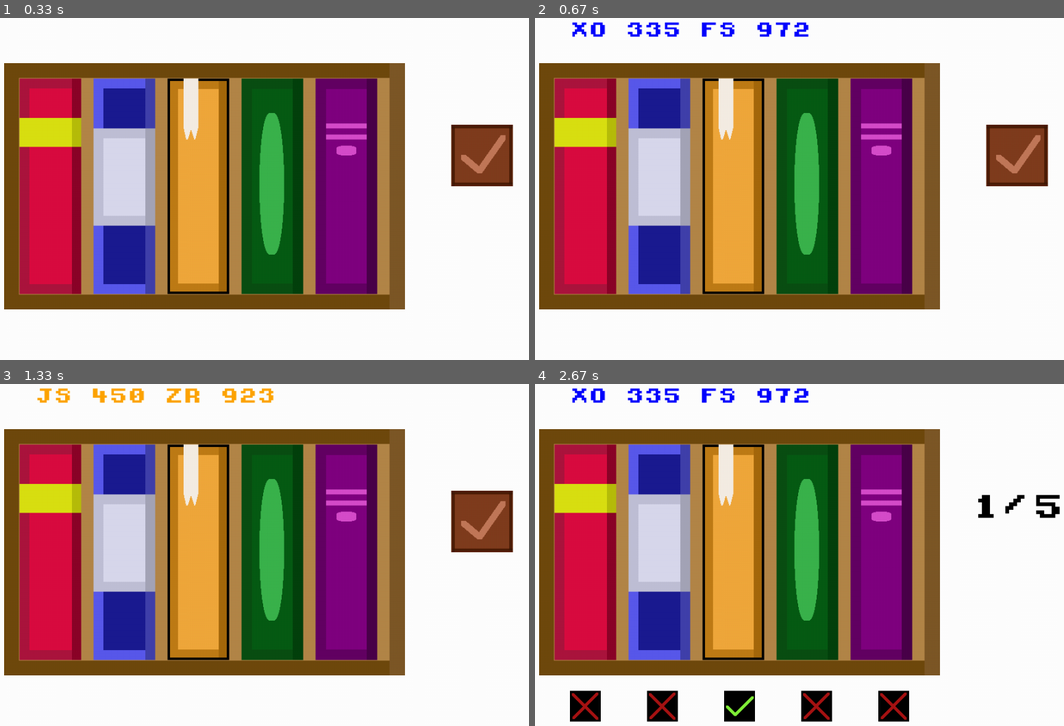
Above: before the commit, frames 1-4 (two rows, left to right).
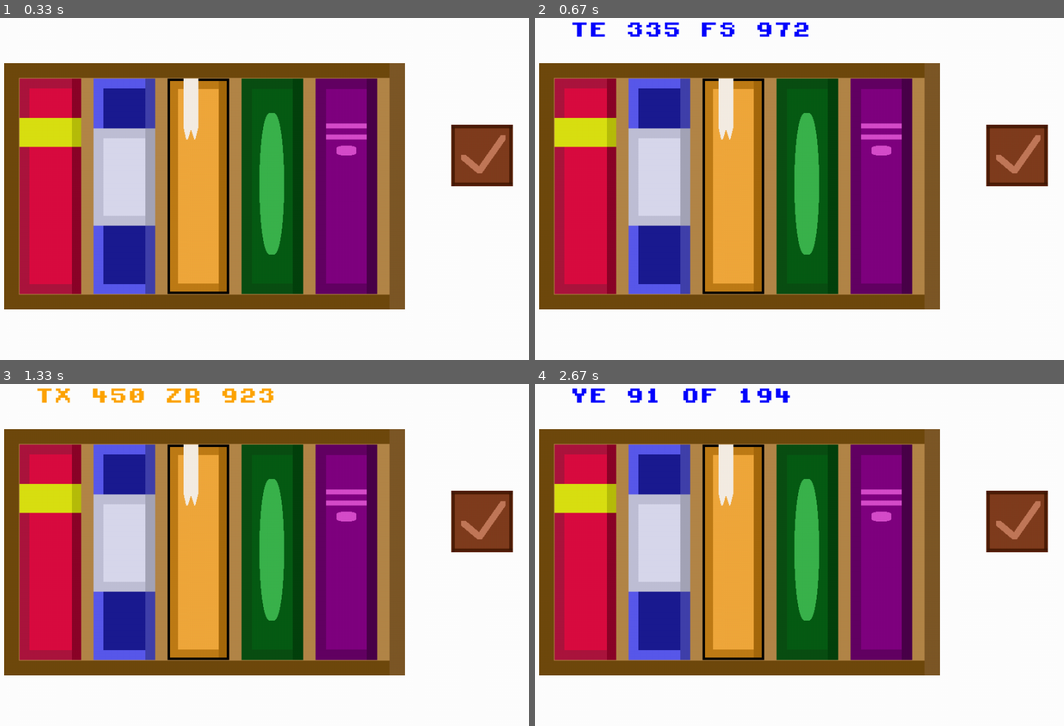
Above: after the commit, the same moments.

Repository: zantuaw09/Python-1st-Project
Game: pygame game, started from ReShelved Project/ReShelved Pygame.py
The game is run twice, just before and just after one commit, with the same random seed, the same clock (stepped at 60 frames per second) and the same inputs.
Inputs (mouse positions are in pixels of both pictures, inside the frame that each line leads up to):
- Up to frame 1 (0.33 s): no input
- Up to frame 2 (0.67 s): press the mouse at (788, 209) at 0.37 s; move the mouse to (714, 199) at 0.47 s; release the mouse at (635, 189) at 0.6 s
- Up to frame 3 (1.33 s): press the mouse at (47, 551) at 0.7 s; move the mouse to (47, 486) at 0.8 s; release the mouse at (47, 421) at 0.93 s; press the mouse at (481, 520) at 1.03 s; move the mouse to (343, 544) at 1.13 s; release the mouse at (206, 565) at 1.27 s
- Up to frame 4 (2.67 s): press the mouse at (1016, 520) at 1.37 s; move the mouse to (831, 592) at 1.47 s; release the mouse at (651, 667) at 1.6 s; click (1016, 520) at 1.72 s; click (1016, 582) at 2.05 s; press the mouse at (878, 551) at 2.37 s; move the mouse to (767, 517) at 2.47 s; release the mouse at (651, 483) at 2.6 s

Frame 1 is identical in both runs. In frame 2, 0.1% of the frame differs, in the area x 6-14%, y 1-6%; in frame 3, 0.1%; in frame 4, 5.7%, in the area x 6-100%, y 1-99%.

Commit message:
Update ReShelved Pygame.py

Diff:
--- a/ReShelved Project/ReShelved Pygame.py
+++ b/ReShelved Project/ReShelved Pygame.py
@@ -21,9 +21,15 @@
     return alphabet[i]
 
 
-def call_n():
-
+def easy_call_n():
     let1 = r_letter() + r_letter()
+    num1 = str(random.randint(1,999))
+    let2 = r_letter() + r_letter()
+    num2 = str(random.randint(1,999))
+    return let1 + ' ' + num1 + ' ' + let2 + ' ' + num2
+
+def call_n(first_l):
+    let1 = first_l + r_letter()
     num1 = str(random.randint(1,999))
     let2 = r_letter() + r_letter()
     num2 = str(random.randint(1,999))
@@ -59,7 +65,6 @@
 
         item = item.strip()
         final.append(item)
-
     print('Answer:', final)
     return final
 """
@@ -102,23 +107,19 @@
 
 book1 = pygame.image.load('graphics/redbook.png').convert()
 book1_rect = book1.get_rect(topleft = (125, 125))
-title1 = call_n()
 
 book2 = pygame.image.load('graphics/bluebook.png').convert()
 book2_rect = book2.get_rect(topleft = (245, 125))
-title2 = call_n()
 
 book3 = pygame.image.load('graphics/orangebook.png').convert()
 book3_rect = book3.get_rect(topleft = (365, 125))
-title3 = call_n()
 
 book4 = pygame.image.load('graphics/greenbook.png').convert()
 book4_rect = book4.get_rect(topleft = (485, 125))
-title4 = call_n()
 
 book5 = pygame.image.load('graphics/purplebook.png').convert()
 book5_rect = book5.get_rect(topleft = (605, 125))
-title5 = call_n()
+
 
 
 
@@ -140,24 +141,13 @@
 #start_order = ['TF 33 TJ 456', 'TE 34 TI 43', 'TF 4 TT 444', 'TE 34 TI 333', 'TF 33 TJ 5']
 #title1, title2, title3, title4, title5 = 'TF 33 TJ 456', 'TE 34 TI 43', 'TF 4 TT 444', 'TE 34 TI 333', 'TF 33 TJ 5'
 
-start_order = [title1, title2, title3, title4, title5]
-color_order = ['red', 'blue', 'orange', 'green', 'purple']
-
 
 
 text_font = pygame.font.Font('fonts/kongtext.ttf', 30)
-
-call1 = text_font.render(start_order[0], False, 'red')
-call2 = text_font.render(start_order[1], False, 'blue')
-call3 = text_font.render(start_order[2], False, 'orange')
-call4 = text_font.render(start_order[3], False, 'green')
-call5 = text_font.render(start_order[4], False, 'purple')
-
 score_font = pygame.font.Font('fonts/kongtext.ttf', 50)
 
 
-player_list = [title1, title2, title3, title4, title5]
-answer_list = sort_calls(start_order)
+#player_list = [title1, title2, title3, title4, title5]
 grabbed = []
 
 
@@ -166,8 +156,7 @@
 
 
 game_active = True
-
-
+new_game = True
 
 
 ### GAMEPLAY LOOP ###
@@ -180,6 +169,30 @@
 
     screen.blit(bg, (0, 0))
     screen.blit(shelf, shelf_rect)
+
+
+    if new_game:
+        gen_line = r_letter()
+        title1 = call_n(gen_line)
+        title2 = call_n(gen_line)
+        title3 = call_n(gen_line)
+        title4 = call_n(gen_line)
+        title5 = call_n(gen_line)
+
+        start_order = [title1, title2, title3, title4, title5]
+        color_order = ['red', 'blue', 'orange', 'green', 'purple']
+
+        call1 = text_font.render(start_order[0], False, 'red')
+        call2 = text_font.render(start_order[1], False, 'blue')
+        call3 = text_font.render(start_order[2], False, 'orange')
+        call4 = text_font.render(start_order[3], False, 'green')
+        call5 = text_font.render(start_order[4], False, 'purple')
+
+        player_list = [title1, title2, title3, title4, title5]
+        answer_list = sort_calls(start_order)
+
+        new_game = False
+
 
     if game_active:
 
@@ -331,7 +344,7 @@
     ### RESULTS PAGE ###
 
     else:
-
+        new_game = False
         for book, rect in zip(book_list, rect_list):
             screen.blit(book, rect)
 
@@ -364,6 +377,28 @@
                 break
 
 
+        # Replay button
+        replay = pygame.image.load('graphics/replay.png').convert()
+        replay_rect = replay.get_rect(topleft = (825, 300))
+
+        replayHover = pygame.image.load('graphics/replay_hover.png').convert()
+        replayHover_rect = checkHover.get_rect(topleft = (825, 300))
+
+        replayPress = pygame.image.load('graphics/replay_pressed.png').convert()
+        replayPress_rect = checkPress.get_rect(topleft = (825, 300))
+
+        screen.blit(replay, replay_rect)
+        if replay_rect.collidepoint(mouse_pos):
+            screen.blit(replayHover, replayHover_rect)
+
+            if clicks[0] is True:
+                screen.blit(replayPress, replayPress_rect)
+
+            if replay_rect.collidepoint(mouse_pos) and clicks[0] is True:
+                new_game = True
+                game_active = True
+
+
         for event in pygame.event.get():
 
             if event.type == pygame.QUIT:
